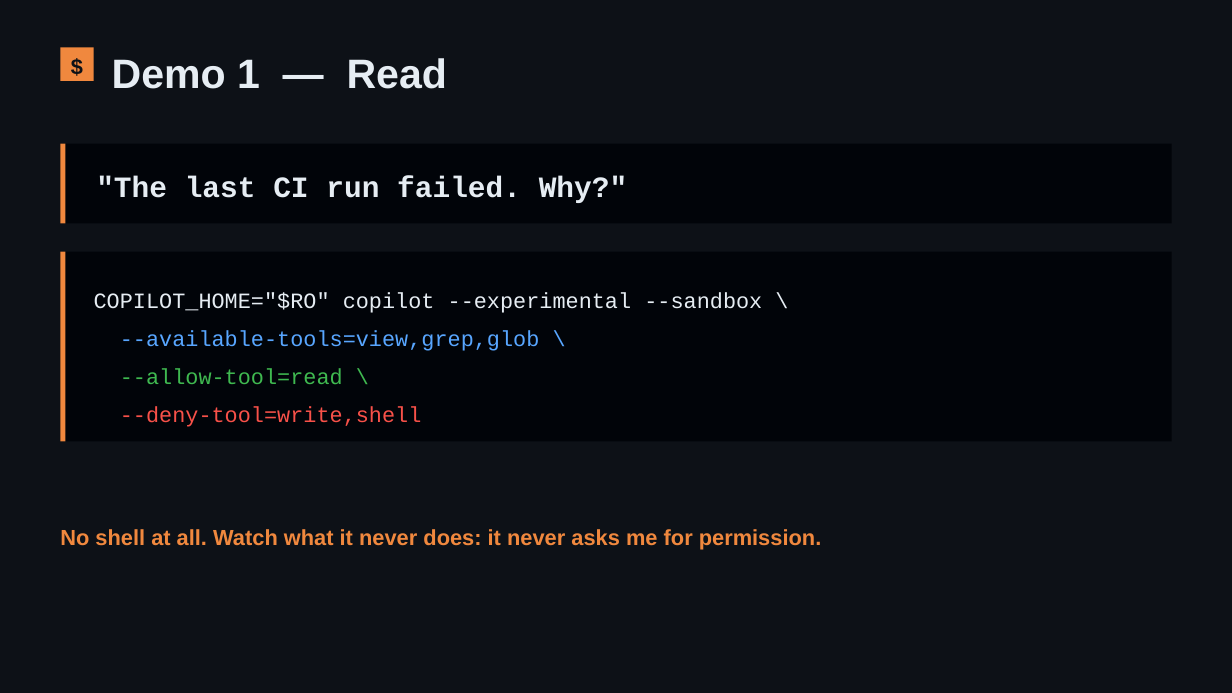
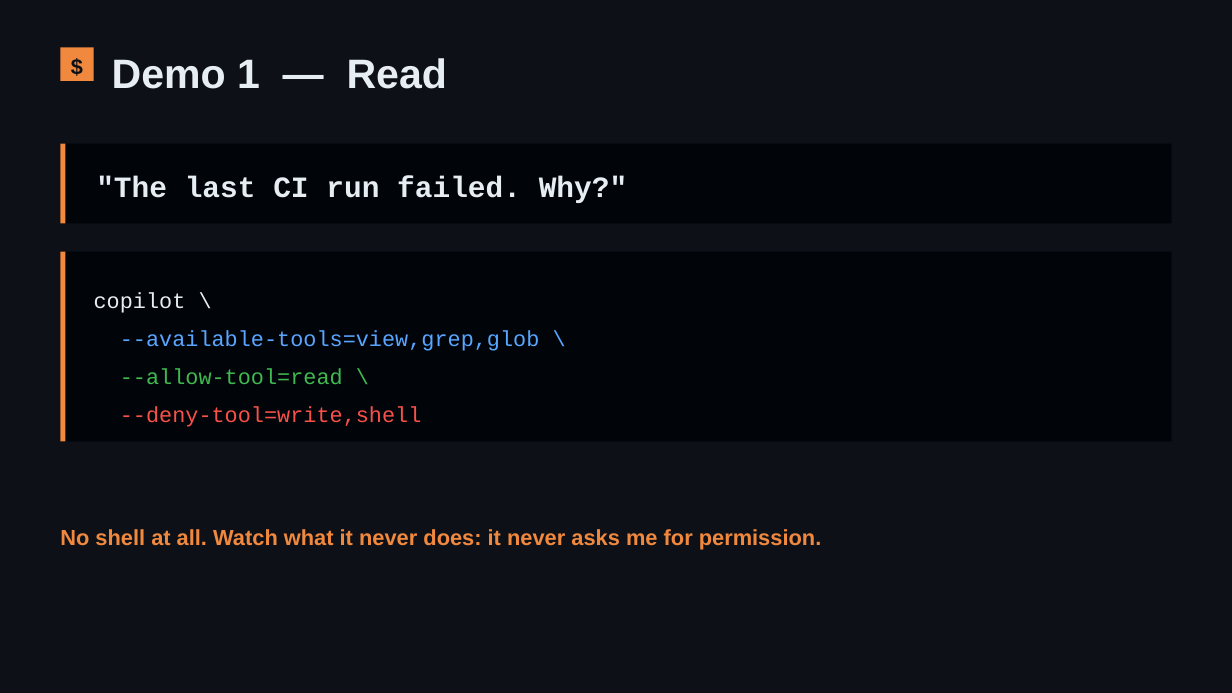
Before and after one commit to adilshehzad786/copilot-cli-real-infra, a slide deck: slide 6 of copilot-cli-real-infra-deck.pptx. Drawn at 1232x693 pixels with LibreOffice and Linux fonts; fonts in the diff are those of the drawing. Boxes give left, top, right and bottom in pixels: in the first picture for what was removed or moved away, otherwise in the second. Text is boxed around its words. In the diff, an @@ line names an element or a change of style, - is before the commit and + after.

```diff
--- a/copilot-cli-real-infra-deck.pptx
+++ b/copilot-cli-real-infra-deck.pptx
@@ text at [94, 292, 186, 313]: text changed @@
-COPILOT_HOME="$RO" copilot --experimental --sandbox \
+copilot \
```
Also in this commit, not shown: 2 other slides changed.
